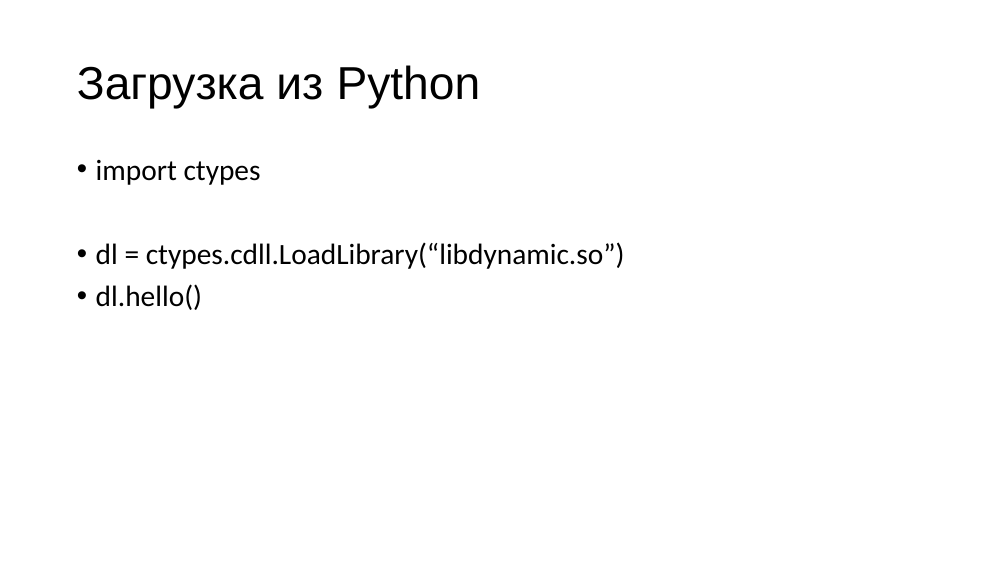
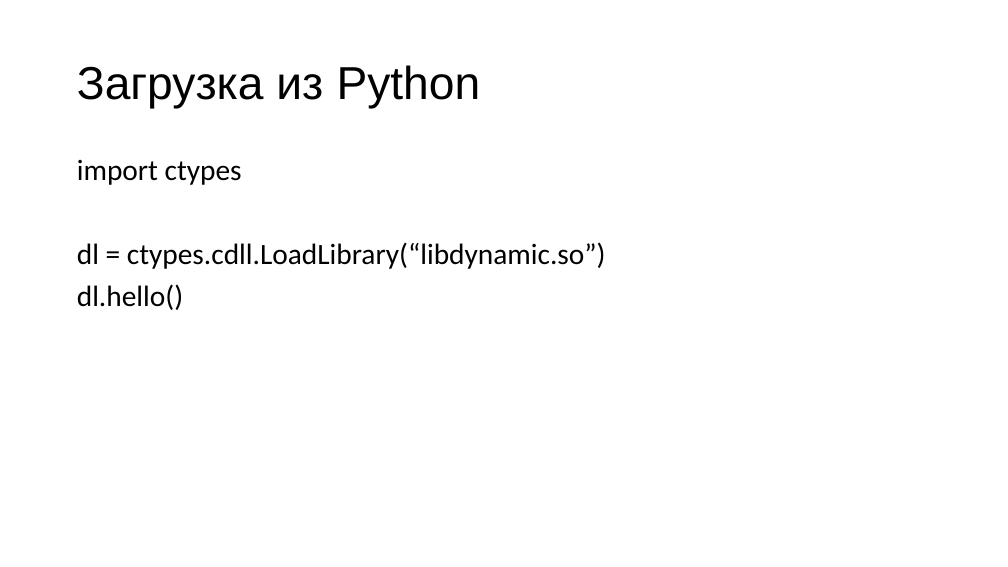
Before and after one commit to kostya2709/CAOS_seminars, a slide deck: slide 15 of sem_12_lib/presentations/sem_12_lib.pptx. Drawn at 1008x567 pixels with LibreOffice and Linux fonts; fonts in the diff are those of the drawing. Boxes give left, top, right and bottom in pixels: in the first picture for what was removed or moved away, otherwise in the second. Text is boxed around its words. In the diff, an @@ line names an element or a change of style, - is before the commit and + after.

```diff
--- a/sem_12_lib/presentations/sem_12_lib.pptx
+++ b/sem_12_lib/presentations/sem_12_lib.pptx
@@ text "import ctypes" at (x1=77, y1=160, x2=606, y2=310): bullet • to none @@
```
Also in this commit, not shown: 1 slide added, 20 other files.
